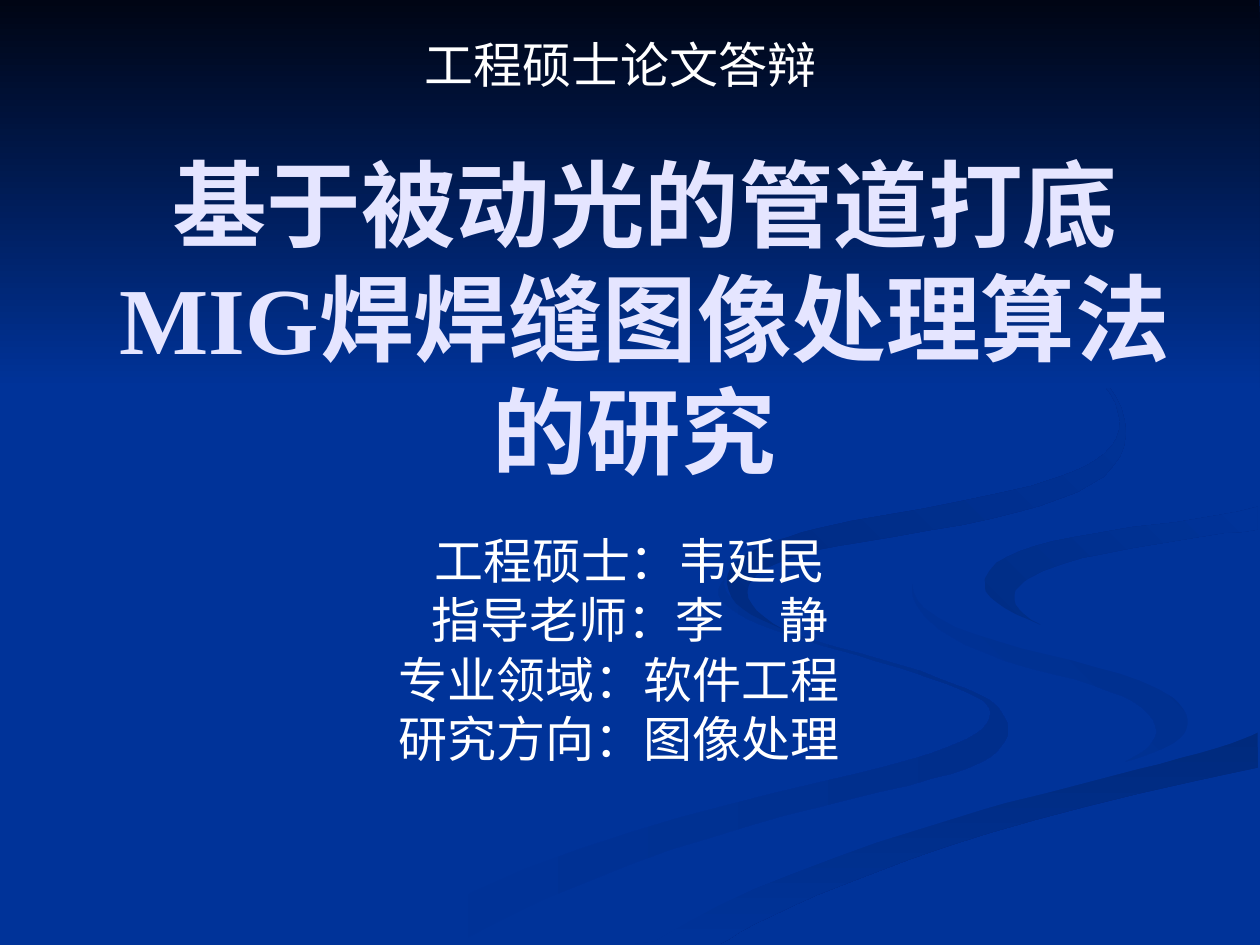
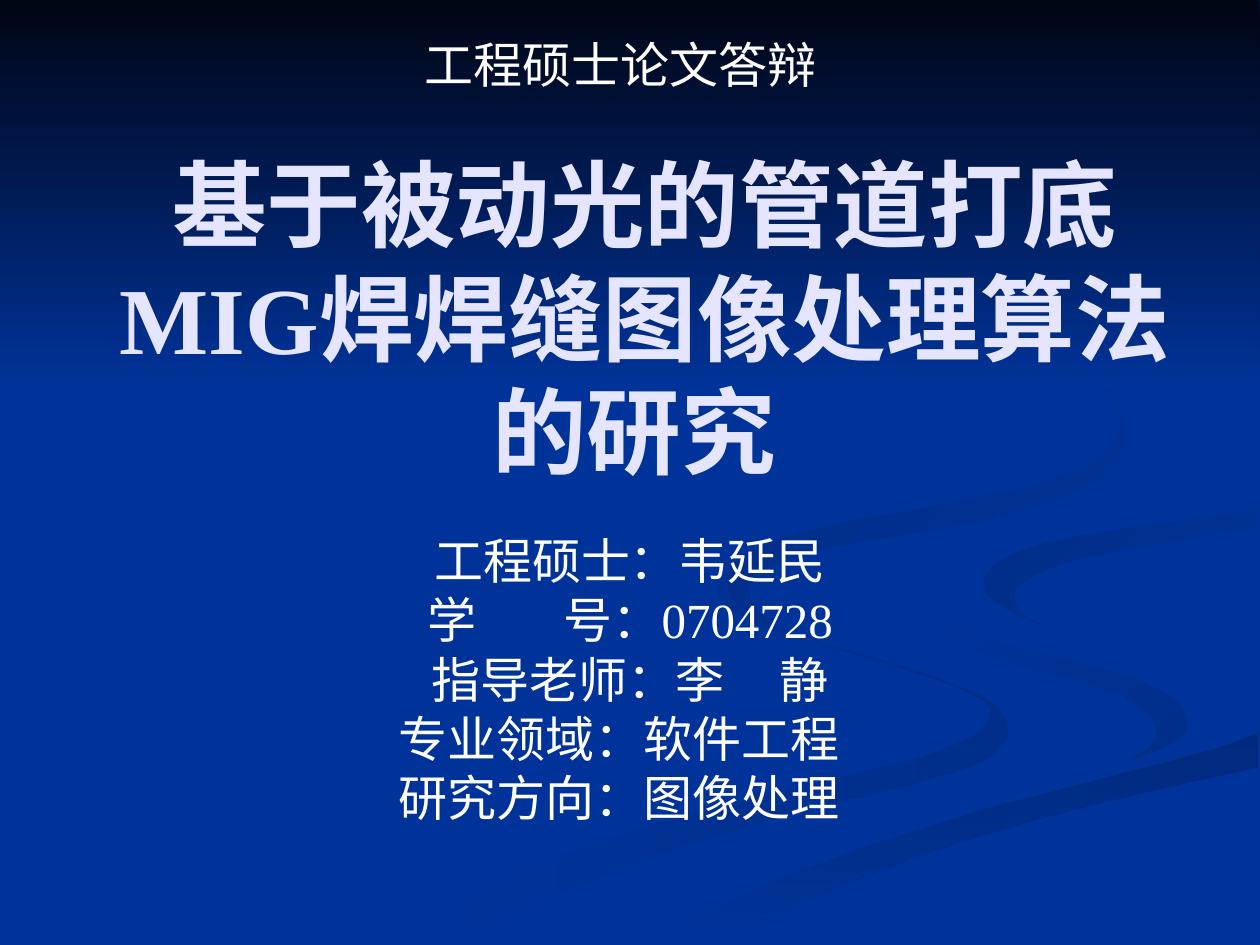
Before and after one commit to 61--/weiyanmin, a slide deck: slide 1 of 工程硕士/基于被动光的管道打底MIG焊焊缝图像处理算法的研究.ppt. Drawn at 1260x945 pixels with LibreOffice and Linux fonts; fonts in the diff are those of the drawing. Boxes give left, top, right and bottom in pixels: in the first picture for what was removed or moved away, otherwise in the second. Text is boxed around its words. In the diff, an @@ line names an element or a change of style, - is before the commit and + after.

```diff
--- a/工程硕士/基于被动光的管道打底MIG焊焊缝图像处理算法的研究.ppt
+++ b/工程硕士/基于被动光的管道打底MIG焊焊缝图像处理算法的研究.ppt
@@ freeform shape at [727,294,1126,630]: fill gradient #002B82 to #003399 to gradient #003399 to #002B82 @@
@@ freeform shape at [378,578,1008,944]: fill gradient #003399 to #002E8B to gradient #002E8B to #003399 @@
@@ subtitle at [427,596,833,642]: paragraph added @@
+学 号：0704728
```
Also in this commit, not shown: 31 other slides changed.
